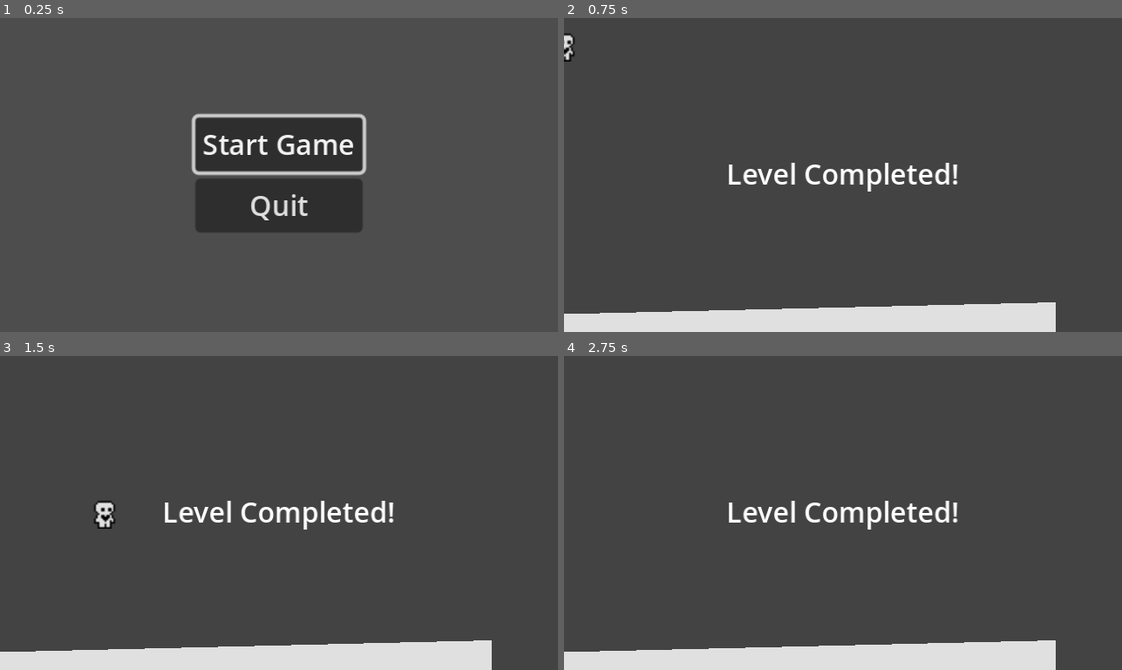
Above: before the commit, frames 1-4 (two rows, left to right).
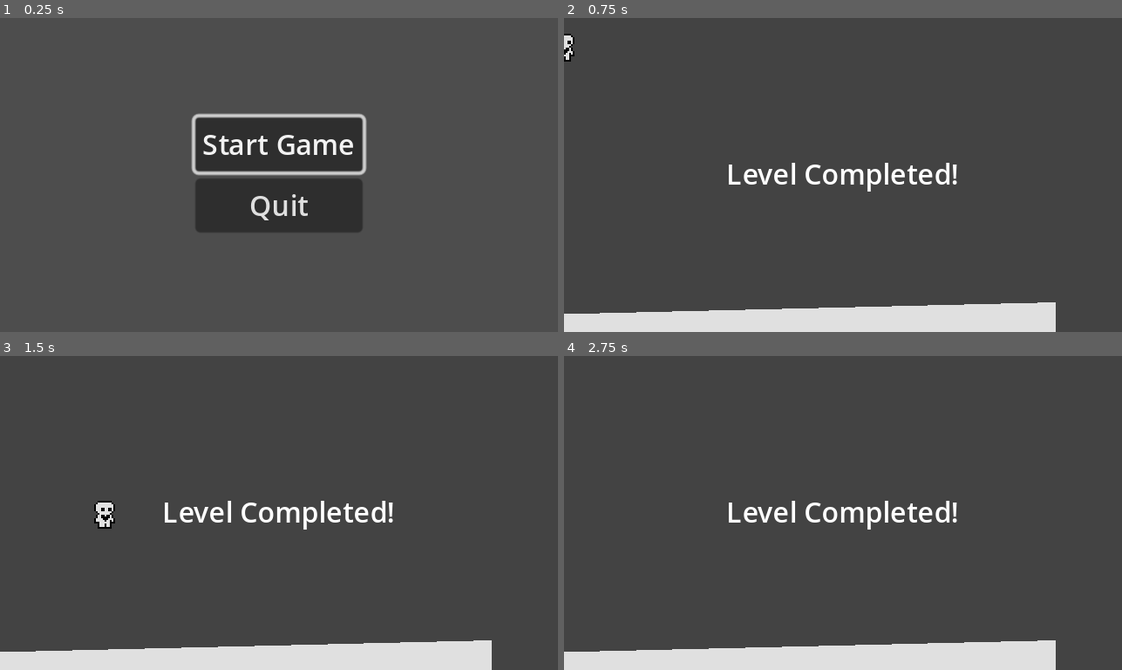
Above: after the commit, the same moments.

Repository: alwong18/AnimalExplorer
Game: Godot game, scene res://Scenes/start_menu.tscn
The game is run twice, just before and just after one commit, with the same random seed, the same clock (stepped at 60 frames per second) and the same inputs.
Inputs:
- Up to frame 1 (0.25 s): no input
- Up to frame 2 (0.75 s): click "Start Game" at 0.5 s
- Up to frame 3 (1.5 s): tap Enter (ui_accept) at 1.25 s; hold Right (ui_right) from 1.28 s (still down)
- Up to frame 4 (2.75 s): keep holding Right (ui_right); tap Enter (ui_accept) at 1.52, 2.27 s

The runs differ from the first frame. In frame 1, 0.3% of the frame differs, in the area x 36-61%, y 37-65%; in frame 2, 0.4%; in frame 3, 0.5%, in the area x 16-71%, y 46-56%; in frame 4, 0.3%.

Commit message:
Created level completed
Need to change later to emit when we get key

Video Progress Check 8

Diff:
--- /dev/null
+++ b/Scenes/World.gd
@@ -0,0 +1,11 @@
+extends Node
+
+@onready var collision_shape_2d = $StaticBody2D/CollisionShape2D
+@onready var polygon_2d = $StaticBody2D/CollisionPolygon2D/Polygon2D
+@onready var level_completed = $CanvasLayer/LevelCompleted
+
+func _ready():
+	Events.level_completed.connect(show_level_completed)
+
+func show_level_completed():
+	level_completed.show()
--- a/Scenes/World.tscn
+++ b/Scenes/World.tscn
@@ -16,8 +16,6 @@
 [node name="Polygon2D" type="Polygon2D" parent="StaticBody2D/CollisionPolygon2D"]
 polygon = PackedVector2Array(-129, 22, 164, 15, 164, 81, -128, 91)
 
-[node name="Node" type="Node" parent="."]
+[node name="CanvasLayer" type="CanvasLayer" parent="."]
 
-[node name="LevelCompleted" parent="Node" instance=ExtResource("2_dt5c7")]
-
-[node name="CanvasLayer" type="CanvasLayer" parent="."]
+[node name="LevelCompleted" parent="CanvasLayer" instance=ExtResource("2_dt5c7")]
--- /dev/null
+++ b/Scripts/Events.gd
@@ -0,0 +1,3 @@
+extends Node
+
+signal level_completed
--- a/project.godot
+++ b/project.godot
@@ -18,11 +18,14 @@
 [autoload]
 
 LevelTransition="*res://Scenes/level_transition.tscn"
+Events="*res://Scripts/Events.gd"
 
 [display]
 
 window/size/viewport_width=320
 window/size/viewport_height=180
+window/size/window_width_override=1280
+window/size/window_height_override=720
 window/stretch/mode="canvas_items"
 
 [input]
@@ -56,3 +59,7 @@
 "events": [Object(InputEventKey,"resource_local_to_scene":false,"resource_name":"","device":-1,"window_id":0,"alt_pressed":false,"shift_pressed":false,"ctrl_pressed":false,"meta_pressed":false,"pressed":false,"keycode":0,"physical_keycode":86,"key_label":0,"unicode":118,"echo":false,"script":null)
 ]
 }
+
+[rendering]
+
+textures/canvas_textures/default_texture_filter=0
Not shown: 1 places in Scenes/World.tscn that only renumber resources
